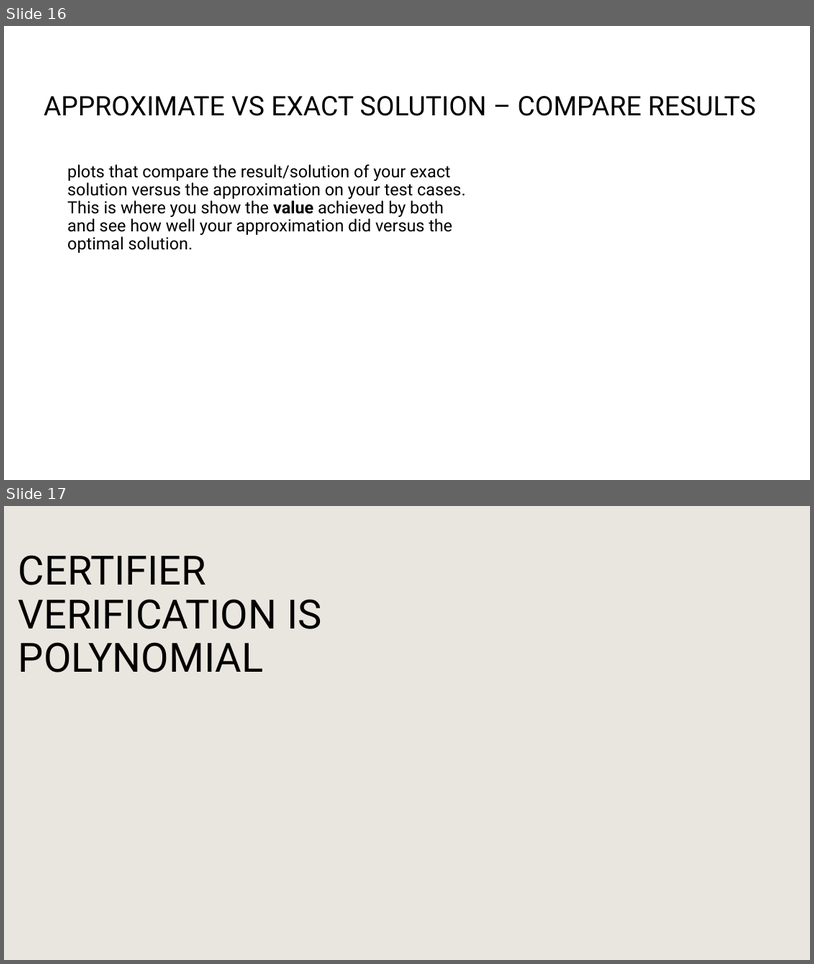
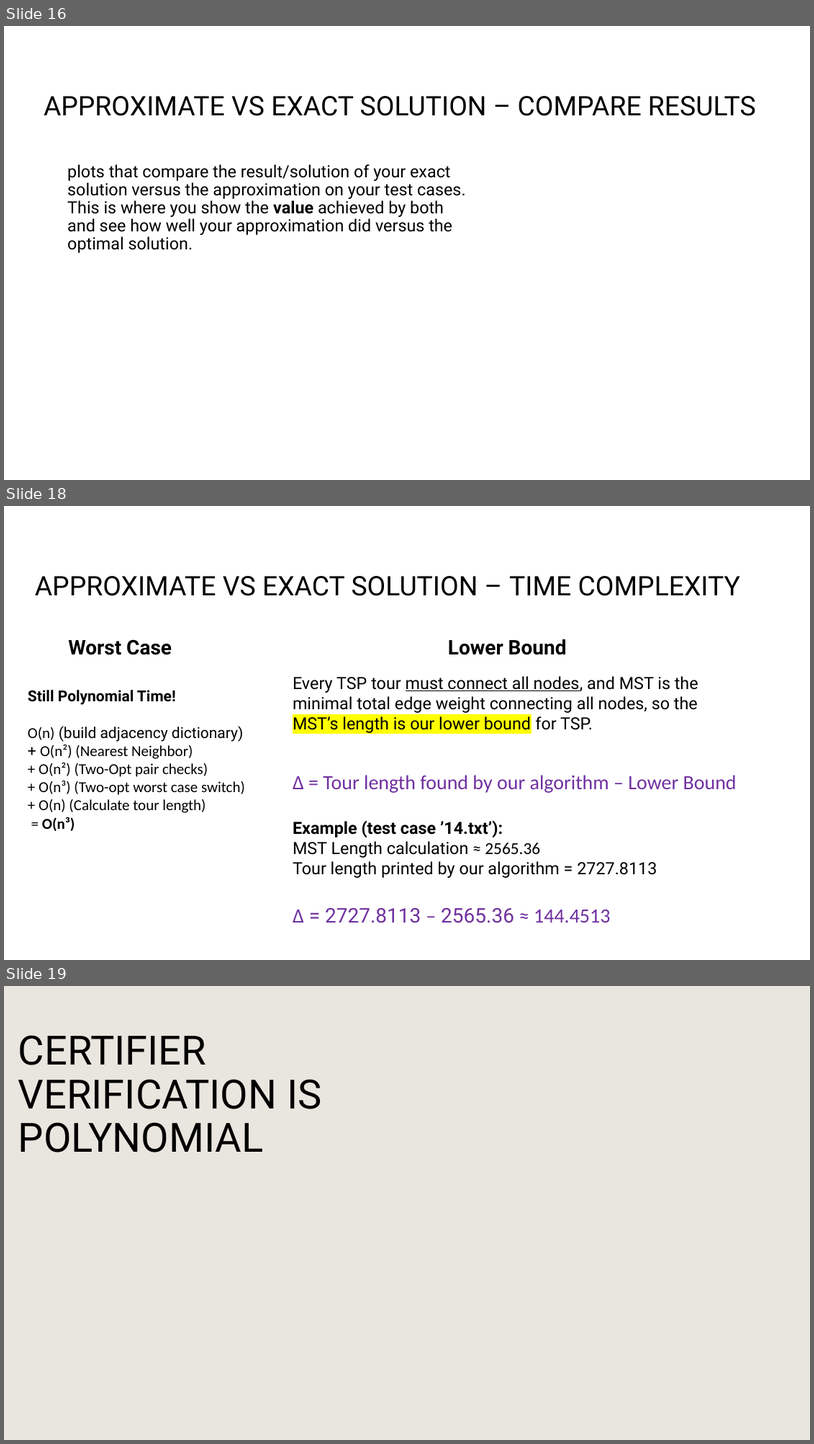
Before and after one commit to PictureOfGray/CS412-Team-NAME, a slide deck: presentations/TeamNAMETSP.pptx. Shown one above the other, each under a label of ours: slides 16 and 17 before the commit, slides 16, 18 and 19 after it; the slides between them are not shown. The pictures are 814x964 and 814x1444 pixels, drawn with LibreOffice and Linux fonts; fonts in the diff are those of the drawing; background and template pictures are left out. Boxes give left, top, right and bottom in pixels: in the first picture for what was removed or moved away, otherwise in the second. Text is boxed around its words. In the diff, an @@ line names an element or a change of style, - is before the commit and + after.

```diff
--- a/presentations/TeamNAMETSP.pptx
+++ b/presentations/TeamNAMETSP.pptx
@@ slide 18 added at [4,506,810,960], background #FFFFFF @@
@@ title added at [35,576,741,596], 32 pt, text #000000 @@
+APPROXIMATE VS EXACT SOLUTION – TIME COMPLEXITY
@@ text added at [68,639,172,655], 24 pt, text #000000, bold @@
+Worst Case
@@ text added at [448,639,567,655], 24 pt, text #000000, bold @@
+Lower Bound
@@ text added at [293,676,737,923], 20 pt, text #000000 @@
+Every TSP tour must connect all nodes, and MST is the minimal total edge weight connecting all nodes, so the MST’s length is our lower bound for TSP.
+Δ = Tour length found by our algorithm – Lower Bound
+Example (test case ’14.txt’):
+MST Length calculation ≈ 2565.36
+Tour length printed by our algorithm = 2727.8113
+Δ = 2727.8113 – 2565.36 ≈ 144.4513
@@ text added at [28,690,245,831], 18 pt, text #000000 @@
+Still Polynomial Time!
+O(n) (build adjacency dictionary)
++ O(n²) (Nearest Neighbor)
++ O(n²) (Two-Opt pair checks)
++ O(n³) (Two-opt worst case switch)
++ O(n) (Calculate tour length)
+= O(n³)
@@ what was slide 17 is now slide 19 @@
```
Also in this commit, not shown: 4 slides changed, 3 other slides added, 2 slides removed, 1 other file.
